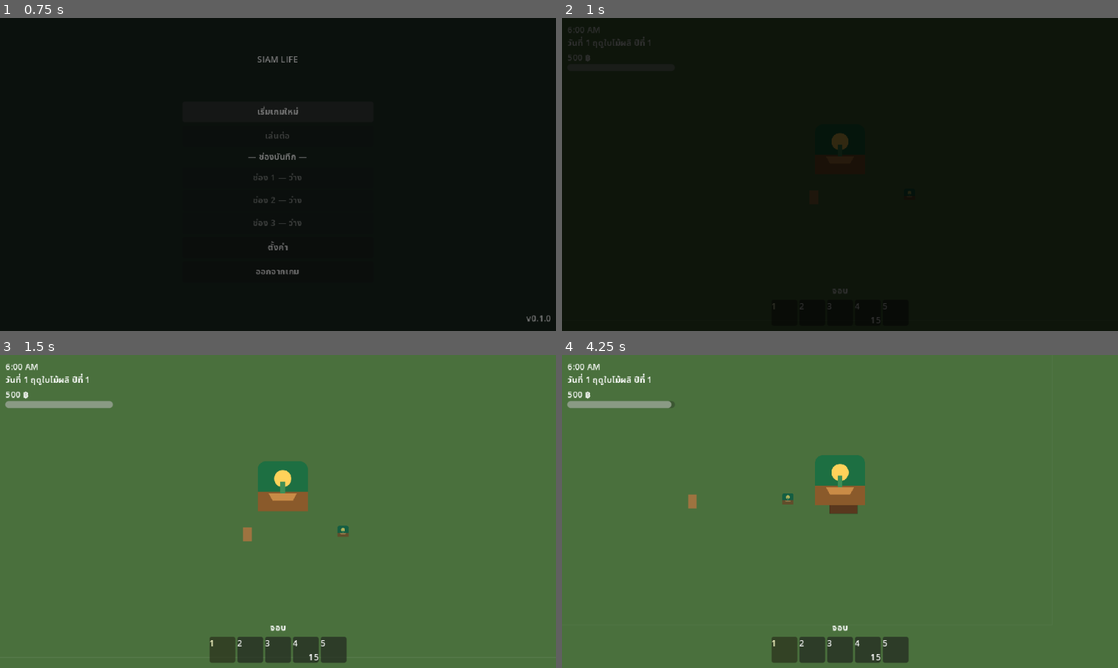
Above: before the commit, frames 1-4 (two rows, left to right).
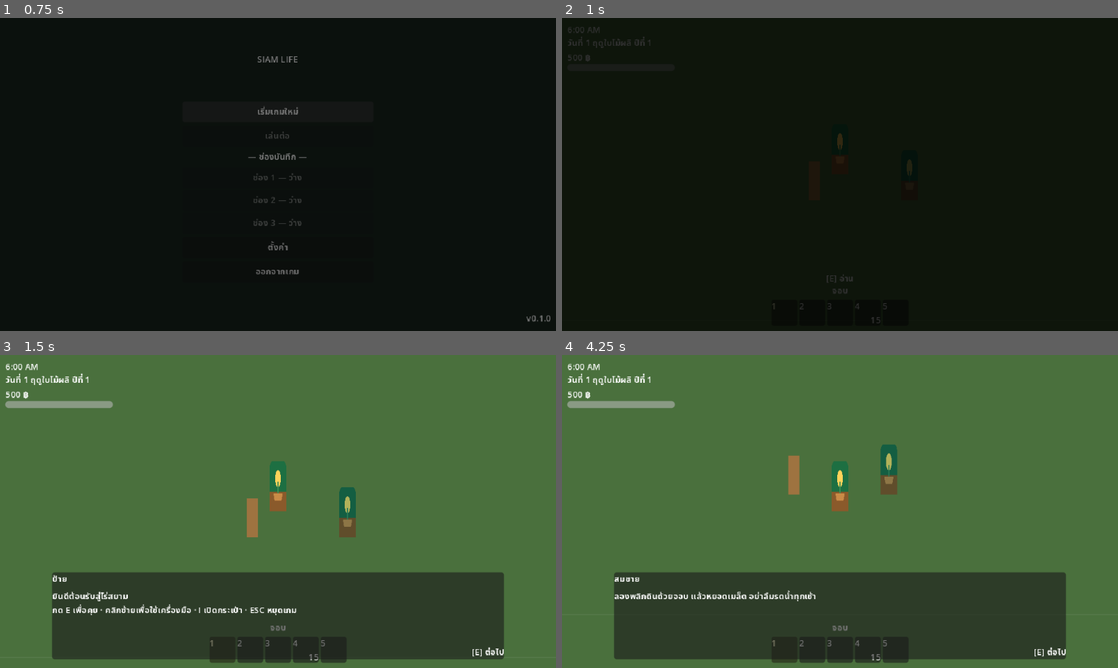
Above: after the commit, the same moments.

Repository: pathai95441/life-of-siam
Game: Godot game, scene res://src/ui/menus/main_menu.tscn
The game is run twice, just before and just after one commit, with the same random seed, the same clock (stepped at 60 frames per second) and the same inputs.
Inputs (mouse positions are in pixels of both pictures, inside the frame that each line leads up to):
- Up to frame 1 (0.75 s): click "เริ่มเกมใหม่" at 0.5 s
- Up to frame 2 (1 s): no input
- Up to frame 3 (1.5 s): move the mouse to (400, 495) at 1.27 s; hold D (move_right) from 1.28 s (still down); hold E (interact) from 1.28 s (still down)
- Up to frame 4 (4.25 s): move the mouse to (728, 527) at 2.02 s; release D (move_right) at 2.03 s; release E (interact) at 2.03 s; hold S (move_down) 2.03-2.78 s; tap E (interact) at 2.1, 3.05, 3.8 s; move the mouse to (895, 442) at 2.77 s; hold D (move_right) 2.78-3.53 s; hold Shift (run) 2.78-3.53 s; move the mouse to (812, 574) at 3.52 s; hold W (move_up) from 3.53 s (still down); click (812, 574) at 3.6 s

Frame 1 is identical in both runs. In frame 2, 0.1% of the frame differs, in the area x 47-53%, y 36-85%; in frame 3, 23%; in frame 4, 23%, in the area x 9-91%, y 14-98%.

Commit message:
W5: Npc, Bed and SignPost take their extents from data
Closes the first item of the phase definition of done. No scene under
src/entities/ carries a shape any more:

  grep -rn "RectangleShape2D\|CircleShape2D\|sub_resource" src/entities/
  (nothing)

Eight hand-tuned collision numbers spread over four scenes are gone,
replaced by four resources and a component that derives shapes from them.

Adds PlaceholderVisual rather than repeating the sprite-fitting that W4 put
in player.gd. It reads its dimensions through a sibling WorldBody instead of
holding its own resource, so an object's size is declared in exactly one
place, and it handles both a Sprite2D and a ColorRect. player.gd's bespoke
version is deleted; four entities now share one implementation. Every
object is drawn as an upright quad standing on its ground position, which
is the honest 2.5D reading of "this wide and this tall". The player icon is
scaled non-uniformly on purpose: a placeholder squashed to the right
proportions is more useful than an undistorted one that lies about size.
The whole component is temporary and goes away with real art.

Found and fixed a latent instance of the W4 lesson: npc.tscn declared
sprite_node = NodePath("Sprite2D") with no node_paths= in the node header,
so the property had been null since the scene was written. Nothing ever
crashed because the NpcData it guarded had no texture either. There is now
a test asserting that reference resolves, and every new wiring in this task
was written with node_paths= from the start.

The improvement W4 promised is measured, not assumed. Sweeping the distance
at which the probe picks up each object, before and after replacing the
hand-sized areas with data-derived ones:

  Somchai   12-48 px  ->   8-60 px
  Bed        8-56 px  ->   4-60 px
  SignPost  16-48 px  ->   4-60 px

60 is the top of the swept range, not necessarily the edge of the band.

world_test grew from 32 to 60 assertions. It now checks, per entity, that
the resource is the intended one, that both node references actually
resolved, that the interaction shape matches what the data derives, that
blocks_movement agrees with whether a collider exists at all, and that the
visual wiring resolved.

Two test functions I had just written exceeded the 40-line limit in
AGENTS.md, so they were split before committing. The rule applies to my
code too. Only smoke_test._ready (D1, due in W8) and
scene_loader.change_scene (D2) remain over.

docs/ARCHITECTURE.md gains the spatial layer between global and systems,
and records that gameplay size comes from resources rather than sprites or
scenes, with the four extents named.

Verified: compile clean, 222 assertions across five suites, and the capture
shows player and villager at matching height with the sign correctly
thinner and shorter, plus a live interaction prompt.

Co-Authored-By: Claude Opus 5 (1M context) <noreply@anthropic.com>

Diff:
--- /dev/null
+++ b/src/components/placeholder_visual.gd
@@ -0,0 +1,68 @@
+class_name PlaceholderVisual
+extends Node
+## Sizes a stand-in visual from [WorldObjectData] so the screen tells the truth
+## about scale before any real art exists.
+##
+## Temporary by design. Every object is drawn as an upright quad standing on
+## its ground position -- the honest 2.5D reading of "something this wide and
+## this tall" -- and the proportions come from the resource, never the reverse.
+## When real sprites are authored at the correct size, delete this component
+## and its wiring; nothing else depends on it.
+##
+## Reads its dimensions through a sibling [WorldBody] rather than taking its
+## own [WorldObjectData], so an object's size is declared in exactly one place.
+
+## Sibling component holding the resource. Size comes from its data.
+@export var world_body: WorldBody
+## Stand-in to resize: a [Sprite2D] or a [ColorRect].
+@export var target: CanvasItem
+
+
+func _ready() -> void:
+	# Same deferral as WorldBody: the parent is still setting up children, and
+	# a Sprite2D's texture may not be resolved yet during instantiation.
+	apply.call_deferred()
+
+
+func apply() -> void:
+	if world_body == null or world_body.data == null or target == null:
+		push_error("PlaceholderVisual on '%s' is not fully wired" % _owner_name())
+		return
+	var size := _screen_size(world_body.data)
+	if target is Sprite2D:
+		_fit_sprite(target as Sprite2D, size)
+	elif target is ColorRect:
+		_fit_rect(target as ColorRect, size)
+	else:
+		push_error("PlaceholderVisual on '%s': target must be a Sprite2D or ColorRect"
+			% _owner_name())
+
+
+## Width from the footprint, height from the elevation. A flat object still
+## gets a sliver of height so it does not vanish during blockout.
+func _screen_size(data: WorldObjectData) -> Vector2:
+	return Vector2(
+		data.width() * WorldSpace.ground_px(),
+		maxf(data.height * WorldSpace.height_px(), WorldSpace.depth_px() * data.depth())
+	)
+
+
+## Scaled non-uniformly on purpose: a placeholder icon squashed to the right
+## proportions is more useful than an undistorted one that lies about size.
+func _fit_sprite(sprite: Sprite2D, size: Vector2) -> void:
+	var texture := sprite.texture
+	if texture == null:
+		return
+	sprite.scale = size / Vector2(texture.get_size())
+	sprite.position = Vector2(0.0, -size.y * 0.5)
+
+
+func _fit_rect(rect: ColorRect, size: Vector2) -> void:
+	rect.size = size
+	rect.position = Vector2(-size.x * 0.5, -size.y)
+	rect.mouse_filter = Control.MOUSE_FILTER_IGNORE
+
+
+func _owner_name() -> String:
+	var node := owner if owner != null else get_parent()
+	return String(node.name) if node != null else "<detached>"
--- a/src/entities/npc/npc.tscn
+++ b/src/entities/npc/npc.tscn
@@ -1,32 +1,32 @@
-[gd_scene load_steps=5 format=3]
+[gd_scene format=3]
 
 [ext_resource type="Script" path="res://src/entities/npc/npc.gd" id="1_npc"]
 [ext_resource type="Texture2D" path="res://icon.svg" id="2_icon"]
+[ext_resource type="Script" path="res://src/components/world_body.gd" id="3_body"]
+[ext_resource type="Script" path="res://src/components/placeholder_visual.gd" id="4_vis"]
+[ext_resource type="Resource" path="res://resources/world_objects/wo_npc_adult.tres" id="5_data"]
 
-[sub_resource type="RectangleShape2D" id="RectangleShape2D_talk"]
-size = Vector2(20, 20)
-
-[sub_resource type="RectangleShape2D" id="RectangleShape2D_body"]
-size = Vector2(12, 8)
-
-[node name="Npc" type="Area2D"]
+[node name="Npc" type="Area2D" node_paths=PackedStringArray("sprite_node")]
 script = ExtResource("1_npc")
 prompt = "คุย"
 prompt_en = "Talk"
 sprite_node = NodePath("Sprite2D")
 
 [node name="Sprite2D" type="Sprite2D" parent="."]
-position = Vector2(0, -7)
-scale = Vector2(0.1, 0.1)
 texture = ExtResource("2_icon")
 modulate = Color(0.7, 0.85, 1, 1)
-
-[node name="CollisionShape2D" type="CollisionShape2D" parent="."]
-shape = SubResource("RectangleShape2D_talk")
 
 [node name="Body" type="StaticBody2D" parent="."]
 collision_layer = 4
 collision_mask = 0
 
-[node name="CollisionShape2D" type="CollisionShape2D" parent="Body"]
-shape = SubResource("RectangleShape2D_body")
+[node name="WorldBody" type="Node" parent="." node_paths=PackedStringArray("collision_body", "interaction_area")]
+script = ExtResource("3_body")
+data = ExtResource("5_data")
+collision_body = NodePath("../Body")
+interaction_area = NodePath("..")
+
+[node name="PlaceholderVisual" type="Node" parent="." node_paths=PackedStringArray("world_body", "target")]
+script = ExtResource("4_vis")
+world_body = NodePath("../WorldBody")
+target = NodePath("../Sprite2D")
--- a/src/entities/player/player.gd
+++ b/src/entities/player/player.gd
@@ -40,7 +40,6 @@
 	EventBus.dialogue_finished.connect(_on_dialogue_finished)
 
 	probe.point_towards(facing)
-	_fit_placeholder_sprite()
 	EventBus.player_spawned.emit(self)
 
 
@@ -49,21 +48,6 @@
 
 
 # --- Shared helpers used by states -------------------------------------------
-
-## Scales the placeholder icon to the height the data declares, with its feet
-## on the ground position. Derived from data, never the reverse: art must
-## follow the declared size, not define it.
-##
-## Temporary. Real sprites get authored at the right size and this goes away
-## along with the icon.
-func _fit_placeholder_sprite() -> void:
-	var texture := sprite.texture
-	if texture == null or world_body.data == null:
-		return
-	var target_height := world_body.data.height * WorldSpace.height_px()
-	sprite.scale = Vector2.ONE * (target_height / float(texture.get_height()))
-	sprite.position = Vector2(0.0, -target_height * 0.5)
-
 
 func read_input() -> Vector2:
 	input_direction = Input.get_vector("move_left", "move_right", "move_up", "move_down")
--- a/src/entities/player/player.tscn
+++ b/src/entities/player/player.tscn
@@ -11,6 +11,7 @@
 [ext_resource type="Script" path="res://src/entities/player/states/player_locked.gd" id="9_locked"]
 [ext_resource type="Script" path="res://src/components/world_body.gd" id="10_body"]
 [ext_resource type="Resource" path="res://resources/world_objects/wo_player.tres" id="11_data"]
+[ext_resource type="Script" path="res://src/components/placeholder_visual.gd" id="12_vis"]
 
 [node name="Player" type="CharacterBody2D" unique_id=82792315]
 motion_mode = 1
@@ -23,6 +24,11 @@
 script = ExtResource("10_body")
 data = ExtResource("11_data")
 collision_body = NodePath("..")
+
+[node name="PlaceholderVisual" type="Node" parent="." node_paths=PackedStringArray("world_body", "target")]
+script = ExtResource("12_vis")
+world_body = NodePath("../WorldBody")
+target = NodePath("../Sprite2D")
 
 [node name="InteractionProbe" type="Area2D" parent="." unique_id=769015407]
 script = ExtResource("3_probe")
--- a/src/entities/props/bed.tscn
+++ b/src/entities/props/bed.tscn
@@ -1,12 +1,9 @@
-[gd_scene load_steps=4 format=3]
+[gd_scene format=3]
 
 [ext_resource type="Script" path="res://src/entities/props/bed.gd" id="1_bed"]
-
-[sub_resource type="RectangleShape2D" id="RectangleShape2D_zone"]
-size = Vector2(32, 28)
-
-[sub_resource type="RectangleShape2D" id="RectangleShape2D_solid"]
-size = Vector2(24, 16)
+[ext_resource type="Script" path="res://src/components/world_body.gd" id="2_body"]
+[ext_resource type="Script" path="res://src/components/placeholder_visual.gd" id="3_vis"]
+[ext_resource type="Resource" path="res://resources/world_objects/wo_bed.tres" id="4_data"]
 
 [node name="Bed" type="Area2D"]
 script = ExtResource("1_bed")
@@ -15,19 +12,20 @@
 focus_priority = 10
 
 [node name="Visual" type="ColorRect" parent="."]
-offset_left = -12.0
-offset_top = -10.0
-offset_right = 12.0
-offset_bottom = 10.0
 color = Color(0.72, 0.35, 0.35, 1)
 mouse_filter = 2
-
-[node name="CollisionShape2D" type="CollisionShape2D" parent="."]
-shape = SubResource("RectangleShape2D_zone")
 
 [node name="Body" type="StaticBody2D" parent="."]
 collision_layer = 1
 collision_mask = 0
 
-[node name="CollisionShape2D" type="CollisionShape2D" parent="Body"]
-shape = SubResource("RectangleShape2D_solid")
+[node name="WorldBody" type="Node" parent="." node_paths=PackedStringArray("collision_body", "interaction_area")]
+script = ExtResource("2_body")
+data = ExtResource("4_data")
+collision_body = NodePath("../Body")
+interaction_area = NodePath("..")
+
+[node name="PlaceholderVisual" type="Node" parent="." node_paths=PackedStringArray("world_body", "target")]
+script = ExtResource("3_vis")
+world_body = NodePath("../WorldBody")
+target = NodePath("../Visual")
--- a/src/entities/props/sign_post.tscn
+++ b/src/entities/props/sign_post.tscn
@@ -1,9 +1,9 @@
-[gd_scene load_steps=3 format=3]
+[gd_scene format=3]
 
 [ext_resource type="Script" path="res://src/entities/props/sign_post.gd" id="1_sign"]
-
-[sub_resource type="RectangleShape2D" id="RectangleShape2D_zone"]
-size = Vector2(22, 22)
+[ext_resource type="Script" path="res://src/components/world_body.gd" id="2_body"]
+[ext_resource type="Script" path="res://src/components/placeholder_visual.gd" id="3_vis"]
+[ext_resource type="Resource" path="res://resources/world_objects/wo_sign_post.tres" id="4_data"]
 
 [node name="SignPost" type="Area2D"]
 script = ExtResource("1_sign")
@@ -13,12 +13,15 @@
 กด E เพื่อคุย · คลิกซ้ายเพื่อใช้เครื่องมือ · I เปิดกระเป๋า · ESC หยุดเกม"
 
 [node name="Visual" type="ColorRect" parent="."]
-offset_left = -5.0
-offset_top = -12.0
-offset_right = 5.0
-offset_bottom = 4.0
 color = Color(0.62, 0.45, 0.25, 1)
 mouse_filter = 2
 
-[node name="CollisionShape2D" type="CollisionShape2D" parent="."]
-shape = SubResource("RectangleShape2D_zone")
+[node name="WorldBody" type="Node" parent="." node_paths=PackedStringArray("interaction_area")]
+script = ExtResource("2_body")
+data = ExtResource("4_data")
+interaction_area = NodePath("..")
+
+[node name="PlaceholderVisual" type="Node" parent="." node_paths=PackedStringArray("world_body", "target")]
+script = ExtResource("3_vis")
+world_body = NodePath("../WorldBody")
+target = NodePath("../Visual")
--- a/tests/world_test.gd
+++ b/tests/world_test.gd
@@ -31,6 +31,7 @@
 	_test_camera_limits(world)
 	_test_hud_hotbar()
 	_test_player_world_body()
+	_test_entities_are_data_driven()
 	await _test_interaction_reach_band()
 
 	print("\n==================================================")
@@ -89,6 +90,12 @@
 	check("it is wired to wo_player.tres", body.data != null and body.data.id == &"player")
 	check("it is wired to the player body itself", body.collision_body == player)
 
+	_check_player_collider(player, body)
+	_check_player_probe(player)
+	_check_player_sprite_scale(player, body)
+
+
+func _check_player_collider(player: Player, body: WorldBody) -> void:
 	var shape_node := body.collision_shape()
 	check("a collider was built at runtime", shape_node != null)
 	if shape_node == null:
@@ -102,6 +109,8 @@
 	check("the player still collides with the world layer",
 		player.collision_mask & GameConstants.layer_mask(GameConstants.Layer.WORLD) != 0)
 
+
+func _check_player_probe(player: Player) -> void:
 	var probe_shape := player.probe.get_node_or_null(
 		InteractionProbe.SENSOR_SHAPE_NAME) as CollisionShape2D
 	check("the probe built its own sensor", probe_shape != null)
@@ -112,14 +121,79 @@
 	check("the probe sits in front of the player, not on top of it",
 		not player.probe.position.is_zero_approx())
 
-	# Rule 18: the placeholder art must match the size the data declares,
-	# or the screen lies about how big things are.
+
+## Rule 18: the placeholder art must match the size the data declares, or the
+## screen lies about how big things are.
+func _check_player_sprite_scale(player: Player, body: WorldBody) -> void:
 	var sprite_height: float = player.sprite.texture.get_height() * player.sprite.scale.y
 	var declared_height := body.data.height * WorldSpace.height_px()
 	check("sprite height matches the declared height (%.1f px)" % declared_height,
 		is_equal_approx(sprite_height, declared_height))
 	check("sprite stands on the ground position, not through it",
 		player.sprite.position.y < 0.0)
+
+
+## W5: every interactable in the world must get its extents from a resource,
+## with every node reference actually resolved. A NodePath written without
+## node_paths= in the scene leaves the property null and silent, which is how
+## npc.tscn shipped a dead sprite_node for two tasks.
+func _test_entities_are_data_driven() -> void:
+	print("\n--- entities are data driven (W5) ---")
+	var expected := {&"Somchai": &"npc_adult", &"Bed": &"bed", &"SignPost": &"sign_post"}
+	for target in get_tree().get_nodes_in_group(&"interactable"):
+		var interactable := target as Interactable
+		if interactable != null:
+			_check_entity(interactable, expected)
+
+	var npc := get_tree().get_first_node_in_group(&"npc") as Npc
+	check("npc sprite_node resolved (the node_paths bug)",
+		npc != null and npc.sprite_node != null)
+
+
+func _check_entity(interactable: Interactable, expected: Dictionary) -> void:
+	var label := interactable.owner_label()
+	var body := interactable.get_node_or_null("WorldBody") as WorldBody
+	check("'%s' has a WorldBody" % label, body != null)
+	if body == null or body.data == null:
+		check("'%s' has data" % label, false)
+		return
+	check("'%s' has data" % label, true)
+	if expected.has(StringName(label)):
+		check_eq("'%s' uses the right resource" % label,
+			body.data.id, expected[StringName(label)])
+
+	_check_entity_interaction(label, body)
+	_check_entity_blocking(label, body)
+	_check_entity_visual(label, interactable)
+
+
+func _check_entity_interaction(label: String, body: WorldBody) -> void:
+	check("'%s' interaction_area resolved (not a null NodePath)" % label,
+		body.interaction_area != null)
+	var shape_node := body.interaction_shape()
+	check("'%s' interaction shape was built" % label, shape_node != null)
+	if shape_node != null:
+		check_eq("'%s' interaction size comes from data" % label,
+			(shape_node.shape as RectangleShape2D).size,
+			body.data.interaction_screen_size())
+
+
+## blocks_movement must match whether anything solid actually exists.
+func _check_entity_blocking(label: String, body: WorldBody) -> void:
+	if body.data.blocks_movement:
+		check("'%s' declares blocking and has a collider" % label,
+			body.collision_body != null and body.collision_shape() != null)
+	else:
+		check("'%s' declares no blocking and has no collider" % label,
+			body.collision_shape() == null)
+
+
+func _check_entity_visual(label: String, interactable: Interactable) -> void:
+	var visual := interactable.get_node_or_null("PlaceholderVisual") as PlaceholderVisual
+	check("'%s' has a PlaceholderVisual" % label, visual != null)
+	if visual != null:
+		check("'%s' visual wiring resolved" % label,
+			visual.world_body != null and visual.target != null)
 
 
 ## W4 moved the probe from a hand-picked 12 px to 1 world unit (32 px), while
Not shown, added: src/components/placeholder_visual.gd.uid
Not shown, changed: IMPLEMENTATION_PLAN.md
Not shown, changed: docs/ARCHITECTURE.md
